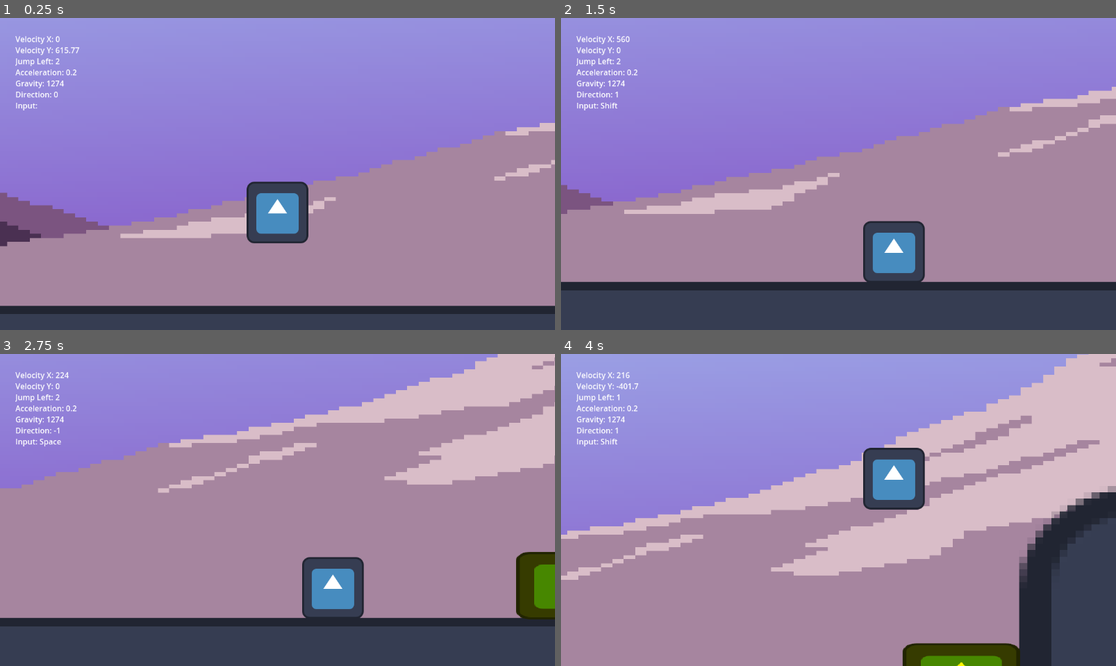
Above: before the commit, frames 1-4 (two rows, left to right).
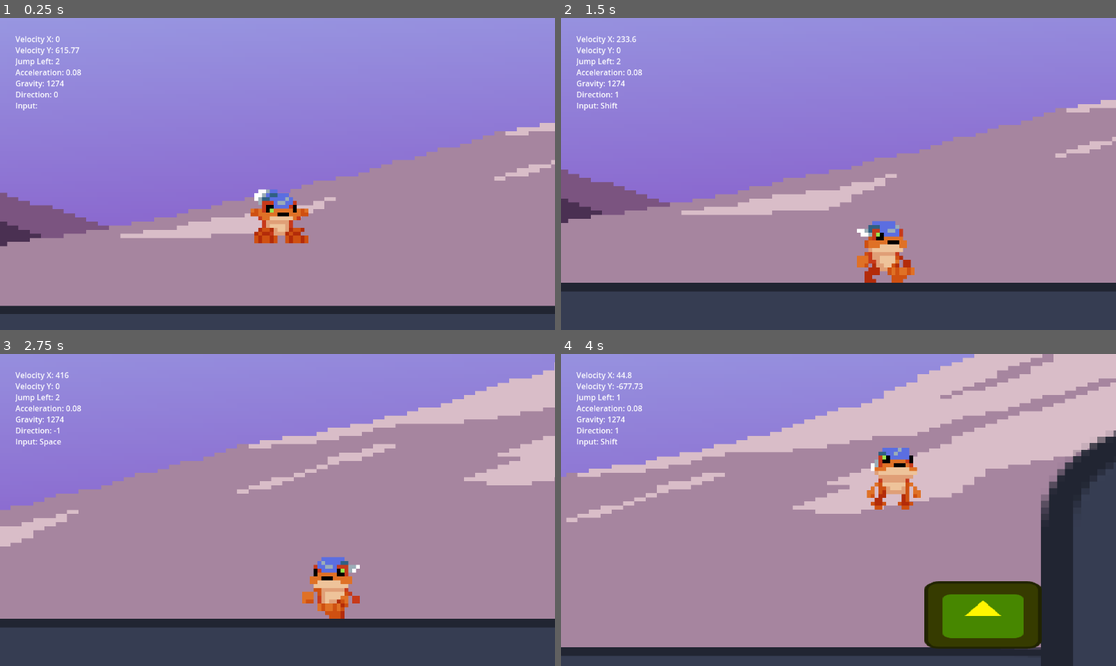
Above: after the commit, the same moments.

Repository: NxKuma/ISCS_Platformer
Game: Godot game, scene res://Scene/Main.tscn
Two runs of this game, one before a commit and one after it. Both use one fixed random seed, a clock stepped at 60 frames per second and the inputs below. The engine's default icon, where the game draws it, is replaced by a stand-in: a white triangle on a blue panel in a dark square.
Inputs:
- Up to frame 1 (0.25 s): no input
- Up to frame 2 (1.5 s): hold Shift (Run) 0.53-1.28 s; hold D (Right) from 0.53 s (still down); tap Shift (Run) at 1.35 s
- Up to frame 3 (2.75 s): release D (Right) at 2.03 s; hold A (Left) from 2.03 s (still down); hold Shift (Run) from 2.03 s (still down); tap Space (Space) at 2.1 s
- Up to frame 4 (4 s): release A (Left) at 2.78 s; release Shift (Run) at 2.78 s; hold D (Right) from 2.78 s (still down); tap Shift (Run) at 2.85 s; hold Shift (Run) from 3.53 s (still down)

The runs differ from the first frame. In frame 1, 2.2% of the frame differs, in the area x 13-56%, y 16-73%; in frame 2, 11%; in frame 3, 18%; in frame 4, 45%, in the area x 0-100%, y 0-100%.

Commit message:
Added Player Animation

Diff:
--- a/Scene/Character.tscn
+++ b/Scene/Character.tscn
@@ -1,7 +1,124 @@
-[gd_scene load_steps=4 format=3 uid="uid://clrutr0or0pac"]
+[gd_scene load_steps=17 format=3 uid="uid://clrutr0or0pac"]
 
 [ext_resource type="Texture2D" uid="uid://5oontj5cffwx" path="res://icon.svg" id="1_6xw8v"]
 [ext_resource type="Script" path="res://Scripts/Player.gd" id="1_vpxau"]
+[ext_resource type="Texture2D" uid="uid://ngdyf527tarc" path="res://Art/Harold_Sprit-Sheet.png" id="3_x4a8h"]
+
+[sub_resource type="AtlasTexture" id="AtlasTexture_iv6sy"]
+atlas = ExtResource("3_x4a8h")
+region = Rect2(0, 16, 16, 16)
+
+[sub_resource type="AtlasTexture" id="AtlasTexture_tx2va"]
+atlas = ExtResource("3_x4a8h")
+region = Rect2(0, 0, 16, 16)
+
+[sub_resource type="AtlasTexture" id="AtlasTexture_x15si"]
+atlas = ExtResource("3_x4a8h")
+region = Rect2(16, 0, 16, 16)
+
+[sub_resource type="AtlasTexture" id="AtlasTexture_0o7ma"]
+atlas = ExtResource("3_x4a8h")
+region = Rect2(32, 0, 16, 16)
+
+[sub_resource type="AtlasTexture" id="AtlasTexture_7byl8"]
+atlas = ExtResource("3_x4a8h")
+region = Rect2(32, 32, 16, 16)
+
+[sub_resource type="AtlasTexture" id="AtlasTexture_42pxa"]
+atlas = ExtResource("3_x4a8h")
+region = Rect2(48, 16, 16, 16)
+
+[sub_resource type="AtlasTexture" id="AtlasTexture_pusfc"]
+atlas = ExtResource("3_x4a8h")
+region = Rect2(0, 32, 16, 16)
+
+[sub_resource type="AtlasTexture" id="AtlasTexture_l4qmi"]
+atlas = ExtResource("3_x4a8h")
+region = Rect2(16, 32, 16, 16)
+
+[sub_resource type="AtlasTexture" id="AtlasTexture_vnmg4"]
+atlas = ExtResource("3_x4a8h")
+region = Rect2(48, 0, 16, 16)
+
+[sub_resource type="AtlasTexture" id="AtlasTexture_dbjml"]
+atlas = ExtResource("3_x4a8h")
+region = Rect2(16, 16, 16, 16)
+
+[sub_resource type="AtlasTexture" id="AtlasTexture_rdqk1"]
+atlas = ExtResource("3_x4a8h")
+region = Rect2(32, 16, 16, 16)
+
+[sub_resource type="SpriteFrames" id="SpriteFrames_l3l0t"]
+animations = [{
+"frames": [{
+"duration": 1.0,
+"texture": SubResource("AtlasTexture_iv6sy")
+}],
+"loop": true,
+"name": &"Fall",
+"speed": 5.0
+}, {
+"frames": [{
+"duration": 1.0,
+"texture": SubResource("AtlasTexture_tx2va")
+}, {
+"duration": 0.5,
+"texture": SubResource("AtlasTexture_x15si")
+}, {
+"duration": 1.0,
+"texture": SubResource("AtlasTexture_0o7ma")
+}, {
+"duration": 1.0,
+"texture": SubResource("AtlasTexture_tx2va")
+}, {
+"duration": 1.0,
+"texture": SubResource("AtlasTexture_tx2va")
+}],
+"loop": true,
+"name": &"Idle",
+"speed": 5.0
+}, {
+"frames": [{
+"duration": 1.0,
+"texture": SubResource("AtlasTexture_7byl8")
+}],
+"loop": true,
+"name": &"Jump",
+"speed": 5.0
+}, {
+"frames": [{
+"duration": 1.0,
+"texture": SubResource("AtlasTexture_42pxa")
+}, {
+"duration": 1.0,
+"texture": SubResource("AtlasTexture_pusfc")
+}, {
+"duration": 1.0,
+"texture": SubResource("AtlasTexture_l4qmi")
+}],
+"loop": true,
+"name": &"Run",
+"speed": 10.0
+}, {
+"frames": [{
+"duration": 1.0,
+"texture": SubResource("AtlasTexture_vnmg4")
+}],
+"loop": true,
+"name": &"Stop",
+"speed": 5.0
+}, {
+"frames": [{
+"duration": 1.0,
+"texture": SubResource("AtlasTexture_dbjml")
+}, {
+"duration": 1.0,
+"texture": SubResource("AtlasTexture_rdqk1")
+}],
+"loop": true,
+"name": &"Walk",
+"speed": 4.0
+}]
 
 [sub_resource type="RectangleShape2D" id="RectangleShape2D_uqchl"]
 size = Vector2(20.1499, 29.4743)
@@ -15,13 +132,20 @@
 jump_velocity = -650.0
 gravity_level = 1.3
 deccelerate = 0.7
-accelerate = 0.2
+accelerate = 0.08
 
 [node name="Sprite2D" type="Sprite2D" parent="."]
+visible = false
 texture = ExtResource("1_6xw8v")
 
+[node name="AnimatedSprite2D" type="AnimatedSprite2D" parent="."]
+scale = Vector2(8, 8)
+sprite_frames = SubResource("SpriteFrames_l3l0t")
+animation = &"Fall"
+frame_progress = 0.592708
+
 [node name="CollisionShape2D" type="CollisionShape2D" parent="."]
-position = Vector2(0.499998, 1.90735e-06)
+position = Vector2(1, 2)
 scale = Vector2(6.2035, 4.20706)
 shape = SubResource("RectangleShape2D_uqchl")
 
--- a/Scripts/Player.gd
+++ b/Scripts/Player.gd
@@ -3,10 +3,12 @@
 # Get the gravity from the project settings to be synced with RigidBody nodes.
 var gravity: float = ProjectSettings.get_setting("physics/2d/default_gravity")
 var jump_left: int = 2
-var direction: int
+var direction: int = 1
+var speed_limit: int = 560
 #-----------------------------------------------------------------------------------------------
 @onready var debug: CanvasLayer = $"../DebugLayer"
 @onready var collision_shape_2d: CollisionShape2D = $CollisionShape2D
+@onready var sprite: AnimatedSprite2D = $AnimatedSprite2D
 #-----------------------------------------------------------------------------------------------
 @export var walk_speed: int = 350
 @export var run_speed: int = 500
@@ -21,6 +23,7 @@
 	gravity *= gravity_level
 
 func _physics_process(delta):
+	animation()
 #-----------------------------------------------------------------------------------------------
 	for i in get_slide_collision_count():
 		var collision = get_slide_collision(i)
@@ -50,7 +53,7 @@
 #-----------------------------------------------------------------------------------------------
 	#Handle Running
 	var speed:int
-	var speed_limit:int
+
 	if Input.is_action_pressed("Run"):
 		speed = run_speed
 		speed_limit = 800
@@ -72,13 +75,16 @@
 	if Input.is_action_pressed("Left"):
 		if velocity.x > -speed_limit:
 			velocity.x += direction * speed *accelerate
+		else:
+			velocity.x = -speed_limit
 	elif Input.is_action_pressed("Right"):
 		if velocity.x < speed_limit:
 			velocity.x += direction * speed *accelerate
+		else:
+			velocity.x = speed_limit
 	else:
 		if is_on_floor():
 			velocity.x = move_toward(velocity.x, 0, speed*deccelerate)
-
 	move_and_slide()
 
 #-----------------------------------------------------------------------------------------------
@@ -86,3 +92,22 @@
 func _input(event: InputEvent):
 	if event.is_action_pressed("Down") and is_on_floor_only():
 		position.y += 1
+
+func animation():
+	if direction == 1:
+		sprite.set_flip_h(0)
+	elif direction == -1:
+		sprite.set_flip_h(1)
+
+	if not is_on_floor():
+		if velocity.y < 0:
+			sprite.play("Jump")
+		elif velocity.y > 0:
+			sprite.play("Fall")
+	elif is_on_floor():
+		if velocity.x == 0:
+			sprite.play("Idle")
+		elif velocity.x != 0 and ((velocity.x < speed_limit and direction == 1) or (velocity.x > -speed_limit and direction == -1)):
+			sprite.play("Walk")
+		elif (velocity.x == speed_limit and direction == 1) or (velocity.x == -speed_limit and direction == -1):
+			sprite.play("Run")
Binary file added: Art/Harold_Sprit-Sheet.png
Not shown, added: Art/Harold_Sprit-Sheet.png.import
